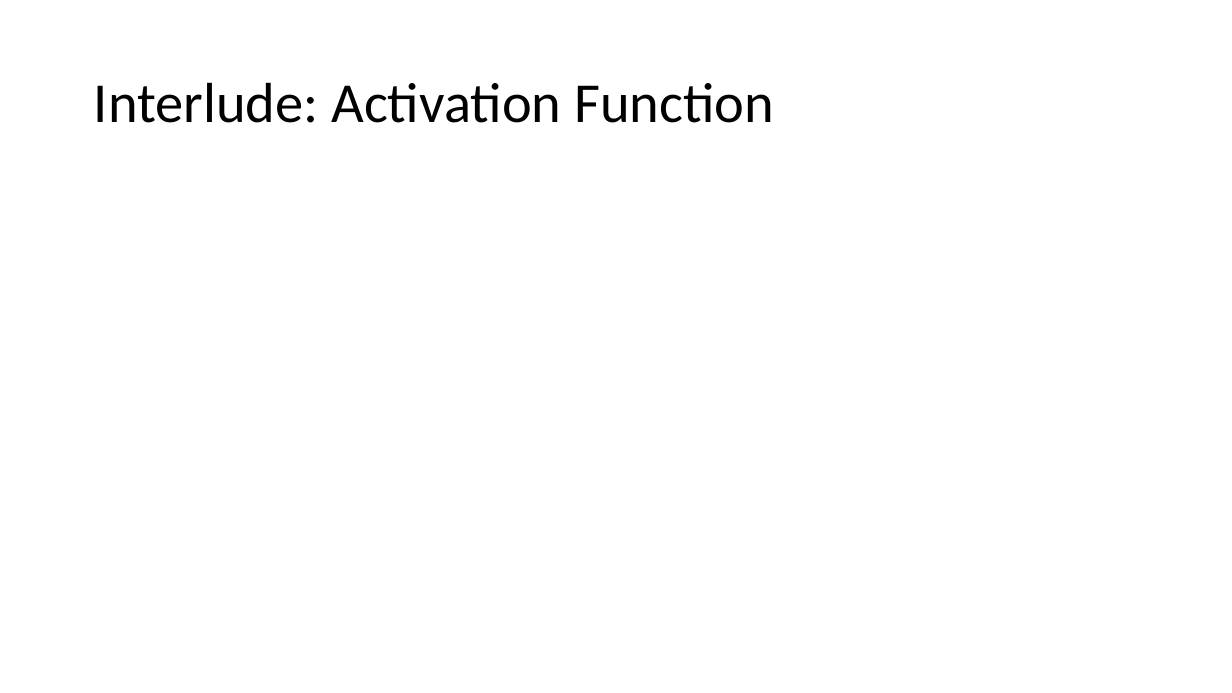
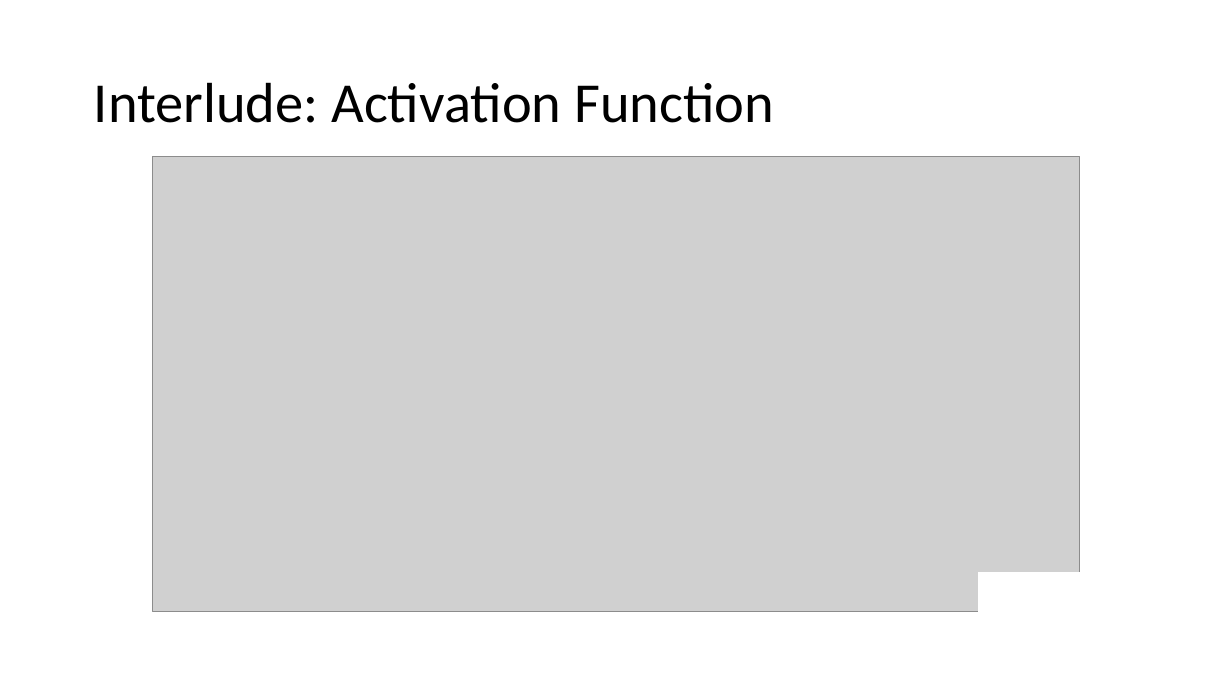
Before and after one commit to MICS-Lab/DeepLearningCourse, a slide deck: slide 31 of Slides_1.pptx. Drawn at 1232x693 pixels with LibreOffice and Linux fonts; fonts in the diff are those of the drawing; grey boxes stand for pictures. Boxes give left, top, right and bottom in pixels: in the first picture for what was removed or moved away, otherwise in the second. Text is boxed around its words. In the diff, an @@ line names an element or a change of style, - is before the commit and + after.

Commit message:
Activation function & training, validation and testing set slides

```diff
--- a/Slides_1.pptx
+++ b/Slides_1.pptx
@@ picture added at [152,156,1080,611] @@
@@ rectangle added at [980,572,1113,626], fill #FFFFFF, outline #FFFFFF 1 pt @@
```
Also in this commit, not shown: 3 other slides changed, 1 slide added.
